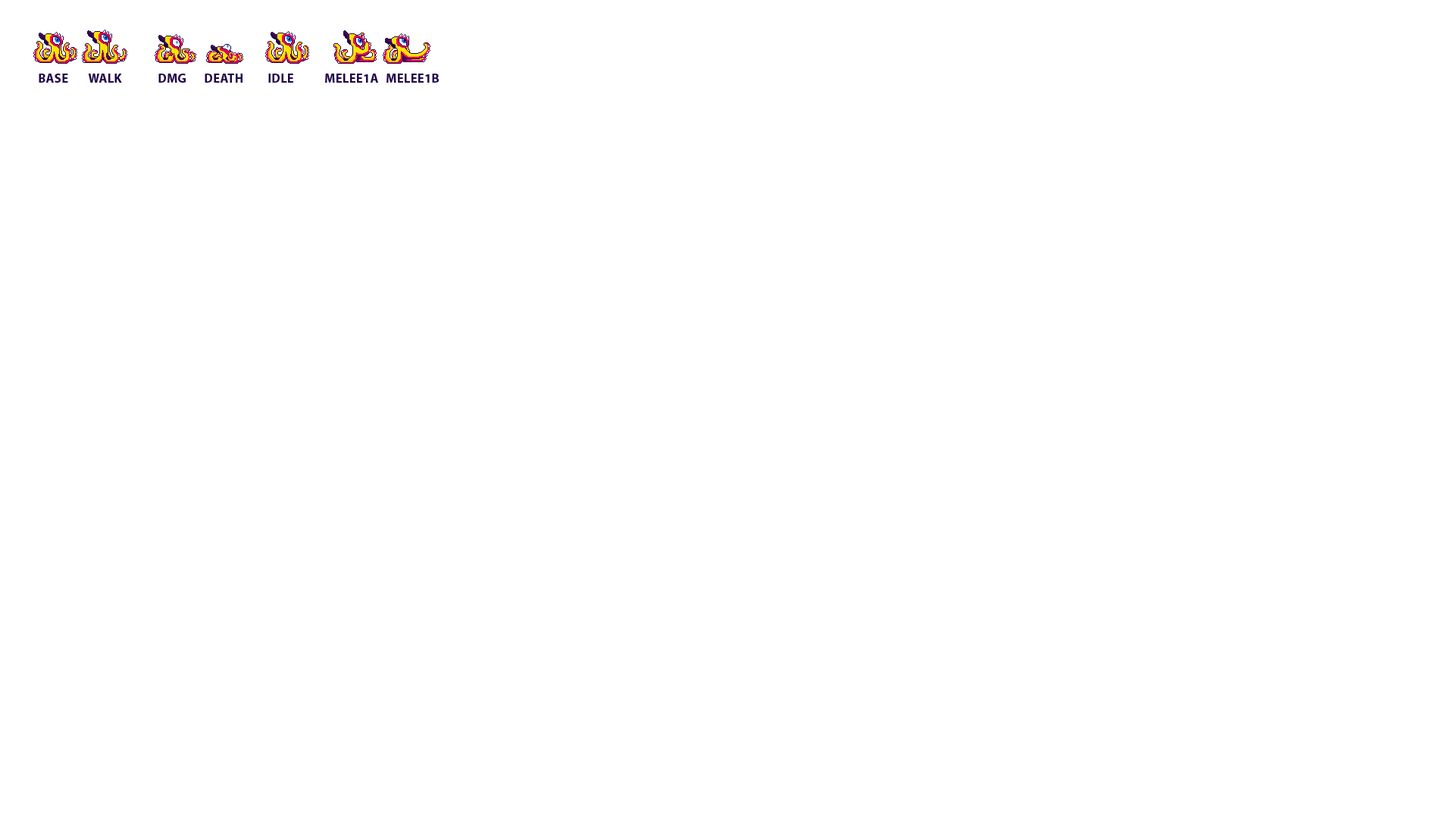
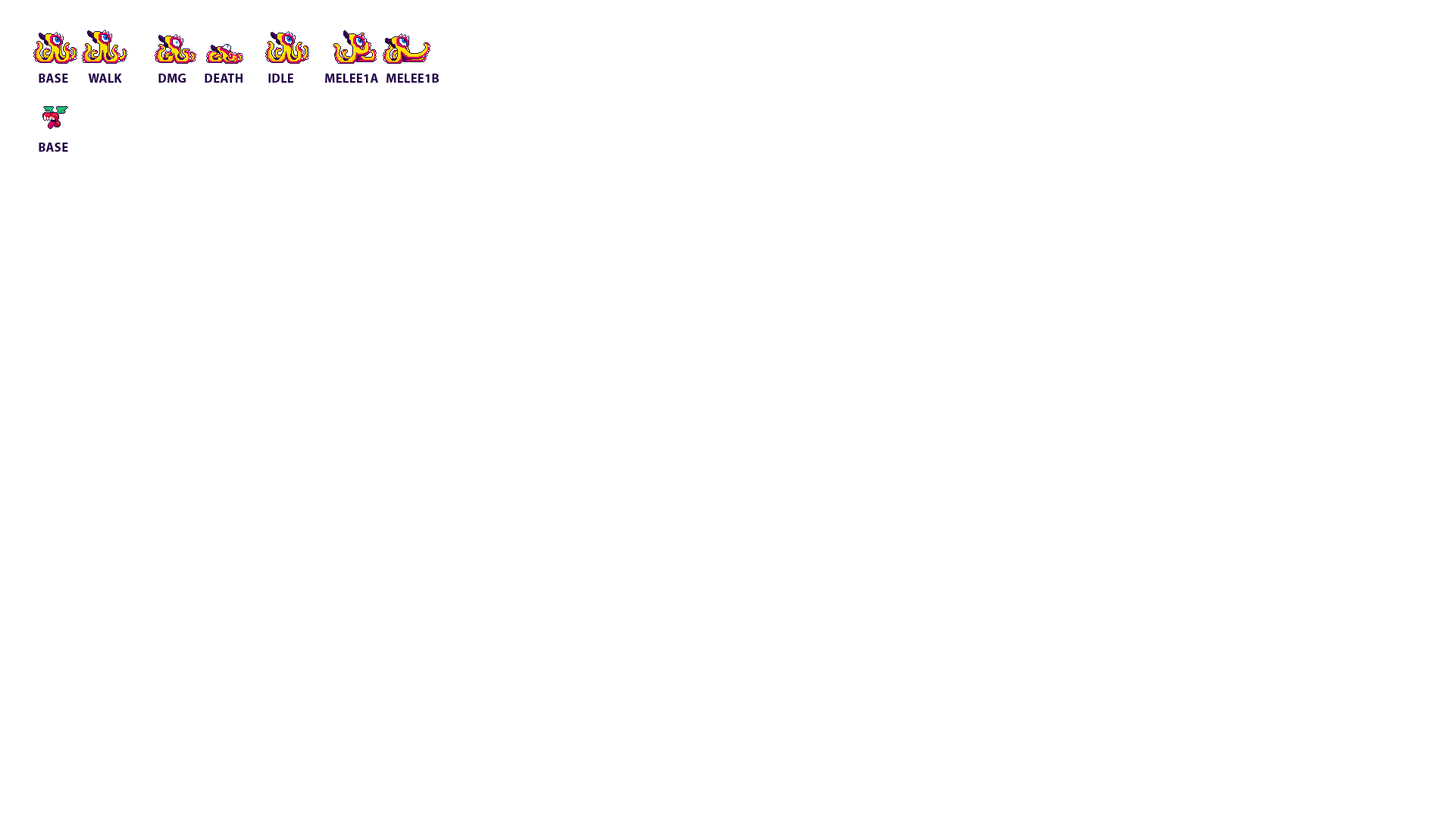
Two versions of the same layered image (1455x819). Layer-by-layer changes:
added layer "Layer 10" in group "Artboard 1" over (x1=42, y1=106, x2=69, y2=129)
added layer "base" in group "Artboard 1" over (x1=38, y1=142, x2=69, y2=152)
